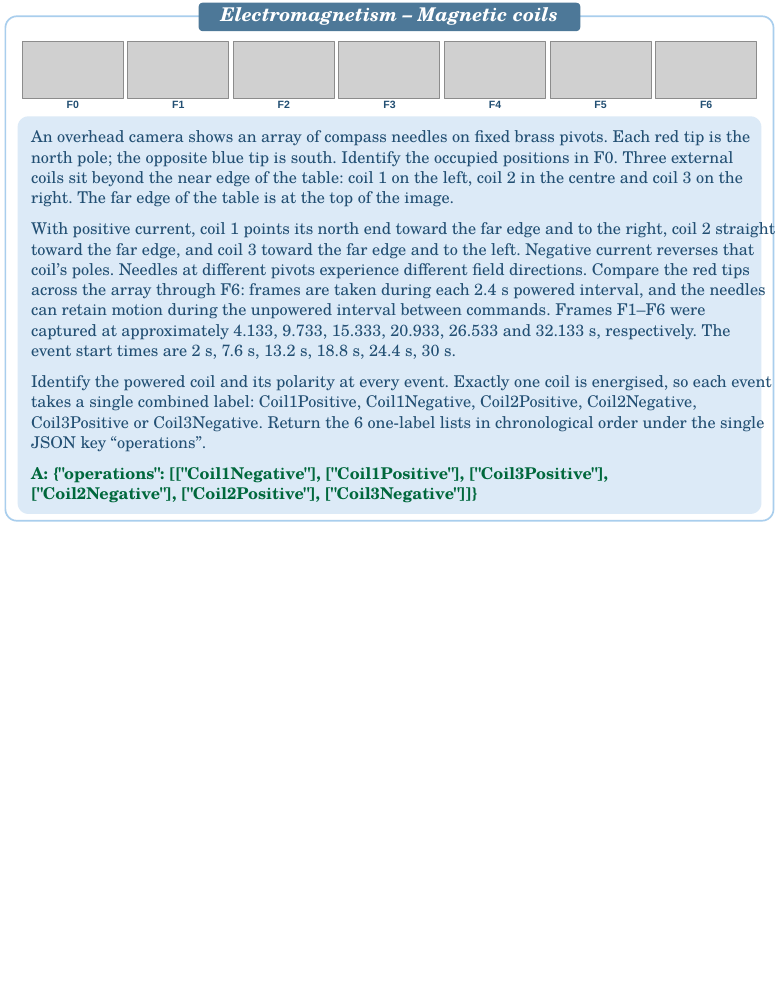
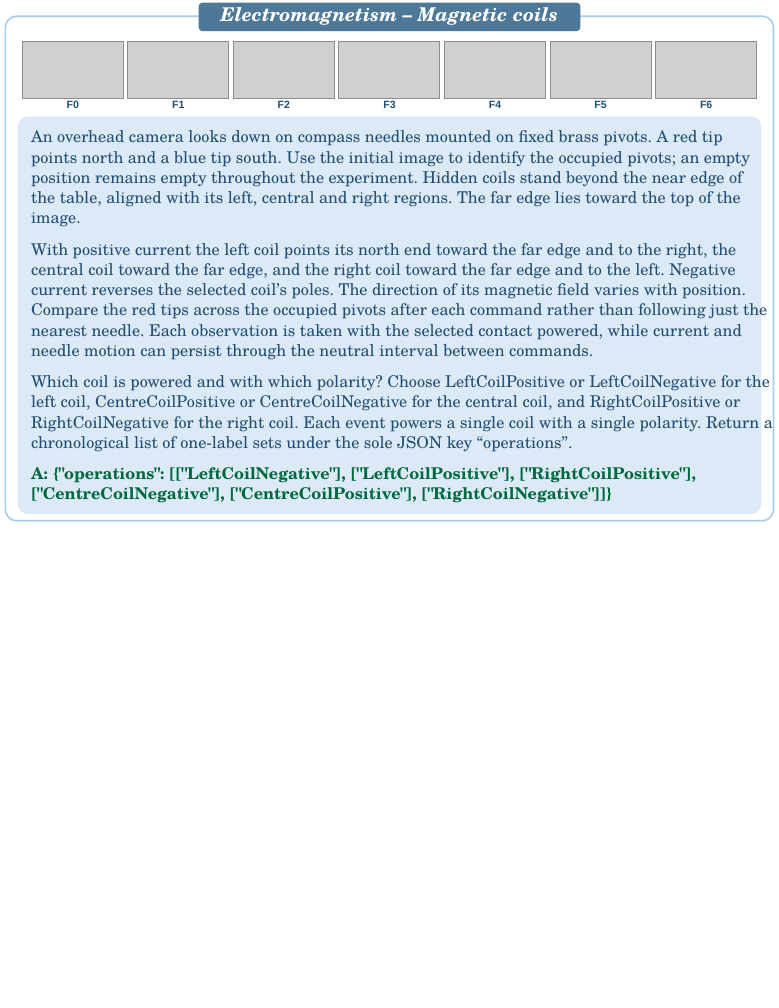
Before and after one commit to PIER-Lab/CaveBench, a slide deck: slide 9 of docs/assets/cases/CaveBench_Case_Studies.pptx. Drawn at 779x1008 pixels with LibreOffice and Linux fonts; fonts in the diff are those of the drawing; grey boxes stand for pictures. Boxes give left, top, right and bottom in pixels: in the first picture for what was removed or moved away, otherwise in the second. Text is boxed around its words. In the diff, an @@ line names an element or a change of style, - is before the commit and + after.

```diff
--- a/docs/assets/cases/CaveBench_Case_Studies.pptx
+++ b/docs/assets/cases/CaveBench_Case_Studies.pptx
@@ text at [31,130,750,227]: text changed @@
-An overhead camera shows an array of compass needles on fixed brass pivots. Each red tip is the
-north pole; the opposite blue tip is south. Identify the occupied positions in F0. Three external
-coils sit beyond the near edge of the table: coil 1 on the left, coil 2 in the centre and coil 3 on the
-right. The far edge of the table is at the top of the image.
+An overhead camera looks down on compass needles mounted on fixed brass pivots. A red tip
+points north and a blue tip south. Use the initial image to identify the occupied pivots; an empty
+position remains empty throughout the experiment. Hidden coils stand beyond the near edge of
+the table, aligned with its left, central and right regions. The far edge lies toward the top of the
+image.
@@ text at [31,243,746,360]: text changed @@
-With positive current, coil 1 points its north end toward the far edge and to the right, coil 2 straight
-toward the far edge, and coil 3 toward the far edge and to the left. Negative current reverses that
-coil’s poles. Needles at different pivots experience different field directions. Compare the red tips
-across the array through F6: frames are taken during each 2.4 s powered interval, and the needles
-can retain motion during the unpowered interval between commands. Frames F1–F6 were
-captured at approximately 4.133, 9.733, 15.333, 20.933, 26.533 and 32.133 s, respectively. The
-event start times are 2 s, 7.6 s, 13.2 s, 18.8 s, 24.4 s, 30 s.
+With positive current the left coil points its north end toward the far edge and to the right, the
+central coil toward the far edge, and the right coil toward the far edge and to the left. Negative
+current reverses the selected coil’s poles. The direction of its magnetic field varies with position.
+Compare the red tips across the occupied pivots after each command rather than following just the
+nearest needle. Each observation is taken with the selected contact powered, while current and
+needle motion can persist through the neutral interval between commands.
@@ text at [31,375,759,452]: text changed @@
-Identify the powered coil and its polarity at every event. Exactly one coil is energised, so each event
-takes a single combined label: Coil1Positive, Coil1Negative, Coil2Positive, Coil2Negative,
-Coil3Positive or Coil3Negative. Return the 6 one-label lists in chronological order under the single
-JSON key “operations”.
+Which coil is powered and with which polarity? Choose LeftCoilPositive or LeftCoilNegative for the
+left coil, CentreCoilPositive or CentreCoilNegative for the central coil, and RightCoilPositive or
+RightCoilNegative for the right coil. Each event powers a single coil with a single polarity. Return a
+chronological list of one-label sets under the sole JSON key “operations”.
@@ text at [31,467,696,503]: text changed @@
-A: {"operations": [["Coil1Negative"], ["Coil1Positive"], ["Coil3Positive"],
-["Coil2Negative"], ["Coil2Positive"], ["Coil3Negative"]]}
+A: {"operations": [["LeftCoilNegative"], ["LeftCoilPositive"], ["RightCoilPositive"],
+["CentreCoilNegative"], ["CentreCoilPositive"], ["RightCoilNegative"]]}
```
Also in this commit, not shown: 19 other slides changed.
